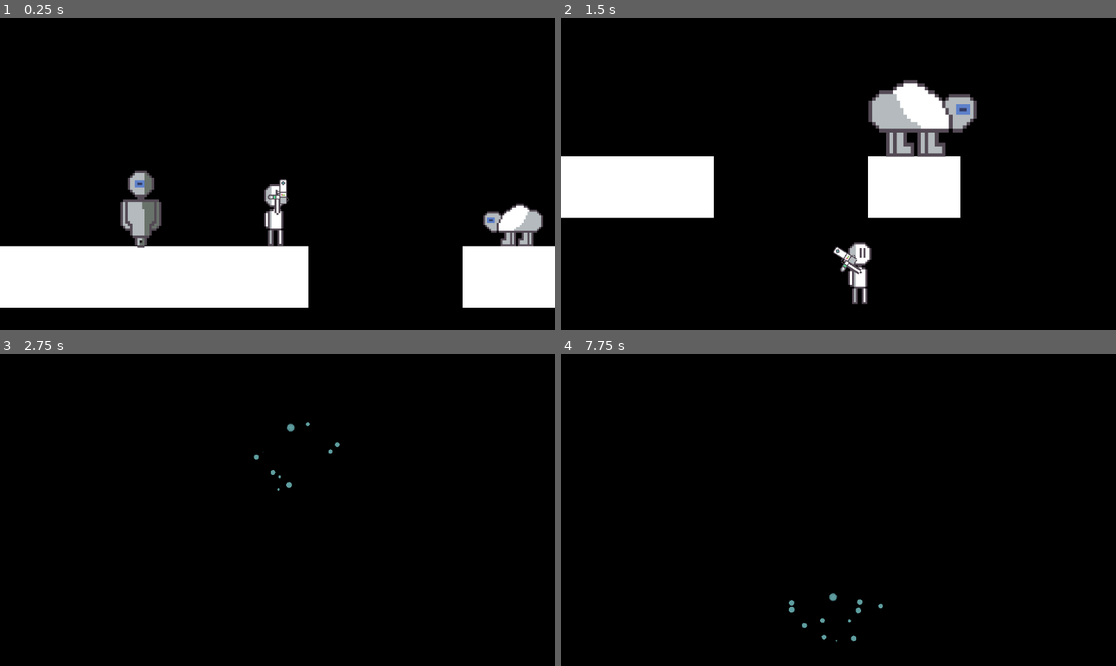
Above: before the commit, frames 1-4 (two rows, left to right).
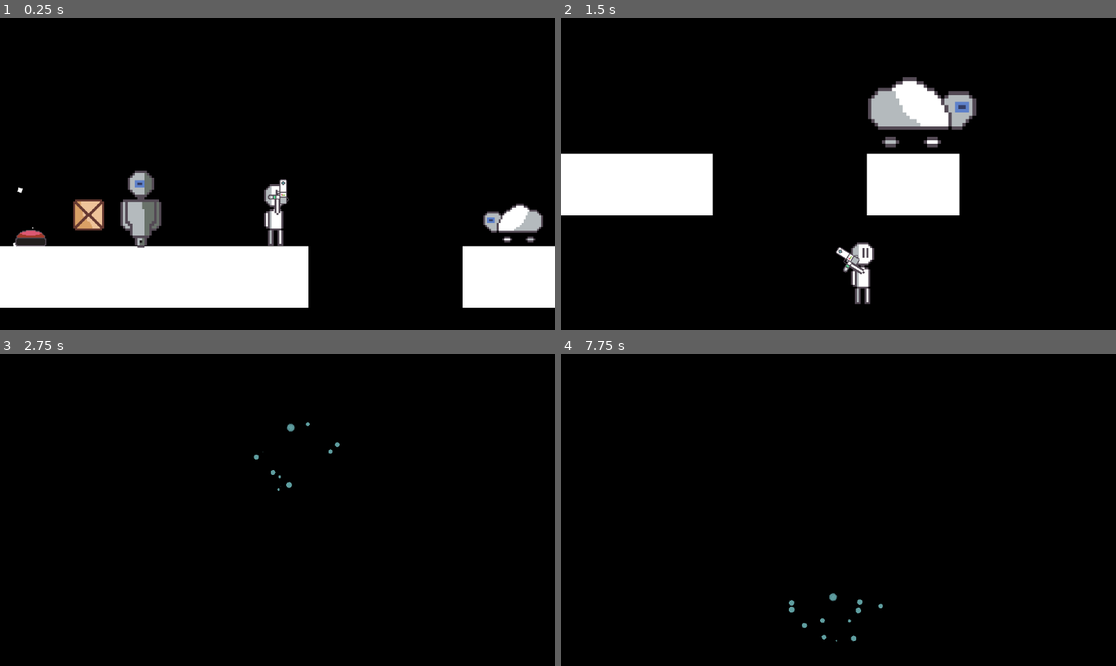
Above: after the commit, the same moments.

Repository: ShellShift/scaleshot
Game: Godot game, scene res://scenes/sandbox.tscn
Two runs of this game, one before a commit and one after it. Both use one fixed random seed, a clock stepped at 60 frames per second and the inputs below.
Inputs (mouse positions are in pixels of both pictures, inside the frame that each line leads up to):
- Up to frame 1 (0.25 s): no input
- Up to frame 2 (1.5 s): move the mouse to (960, 158) at 0.52 s; press the mouse at (960, 158) at 0.53 s; hold D (right) from 0.53 s (still down); tap Space (jump) at 0.77, 0.8, 1.07, 1.35 s; move the mouse to (727, 189) at 1.27 s; release the mouse at (727, 189) at 1.28 s
- Up to frame 3 (2.75 s): tap Space (jump) at 1.52, 1.82, 2.3 s; click (166, 525) at 1.55 s; move the mouse to (333, 441) at 2.02 s; release D (right) at 2.03 s; press the mouse at (333, 441) at 2.03 s; hold A (left) from 2.03 s (still down)
- Up to frame 4 (7.75 s): move the mouse to (810, 572) at 2.77 s; release A (left) at 2.78 s; release the mouse at (810, 572) at 2.78 s; hold D (right) 2.78-4.28 s; right-click (810, 572) at 2.85 s; tap Space (jump) at 3.02, 3.32, 3.77, 3.8, 4.07, 4.25, 4.35, 4.52, 4.82, 5.3, 6.02, 6.32, 6.77, 6.8, 7.07, 7.25, 7.35, 7.52 s; click (810, 572) at 3.05 s; tap Enter at 3.5, 6.5 s; move the mouse to (1005, 556) at 3.52 s; press the mouse at (1005, 556) at 3.53 s; move the mouse to (672, 463) at 4.27 s; release the mouse at (672, 463) at 4.28 s; hold A (left) 4.28-5.03 s; click (672, 463) at 4.55 s; move the mouse to (866, 510) at 5.02 s; press the mouse at (866, 510) at 5.03 s; hold D (right) 5.03-5.78 s; move the mouse to (755, 432) at 5.77 s; release the mouse at (755, 432) at 5.78 s; hold A (left) 5.78-7.28 s; right-click (755, 432) at 5.85 s; click (755, 432) at 6.05 s; move the mouse to (960, 494) at 6.52 s; press the mouse at (960, 494) at 6.53 s; move the mouse to (727, 525) at 7.27 s; release the mouse at (727, 525) at 7.28 s; hold D (right) from 7.28 s (still down); click (727, 525) at 7.55 s

The runs differ from the first frame. In frame 1, 1.1% of the frame differs, in the area x 2-97%, y 54-74%; in frame 2, 3.1%, in the area x 0-75%, y 18-92%; in frame 3, less than 0.1%; in frame 4, less than 0.1%.

Commit message:
Buttons, boxes and new Cloud sprite

Diff:
--- /dev/null
+++ b/prefabs/box.tscn
@@ -0,0 +1,22 @@
+[gd_scene load_steps=5 format=3 uid="uid://chgas1ig1icyb"]
+
+[ext_resource type="Script" path="res://scripts/box.gd" id="1_0fjy8"]
+[ext_resource type="Texture2D" uid="uid://cjideei2o4080" path="res://graphics/sprites/box.png" id="2_4n4ya"]
+[ext_resource type="PackedScene" uid="uid://bi5q26obd5axc" path="res://prefabs/scalable.tscn" id="2_cy3a5"]
+
+[sub_resource type="RectangleShape2D" id="RectangleShape2D_0pt6n"]
+size = Vector2(16, 16)
+
+[node name="Box" type="CharacterBody2D"]
+script = ExtResource("1_0fjy8")
+friction = 1000.0
+
+[node name="Sprite" type="Sprite2D" parent="."]
+scale = Vector2(0.5, 0.5)
+texture = ExtResource("2_4n4ya")
+
+[node name="CollisionShape" type="CollisionShape2D" parent="."]
+shape = SubResource("RectangleShape2D_0pt6n")
+
+[node name="Scalable" parent="." instance=ExtResource("2_cy3a5")]
+multiplier = 1.5
--- /dev/null
+++ b/prefabs/button.tscn
@@ -0,0 +1,35 @@
+[gd_scene load_steps=5 format=3 uid="uid://cprewi4l3gpuq"]
+
+[ext_resource type="Script" path="res://scripts/button.gd" id="1_0mbk5"]
+[ext_resource type="Texture2D" uid="uid://c5qc7iq6ir5am" path="res://graphics/sprites/button.png" id="2_ks3ap"]
+
+[sub_resource type="RectangleShape2D" id="RectangleShape2D_077kw"]
+size = Vector2(30, 9)
+
+[sub_resource type="RectangleShape2D" id="RectangleShape2D_tkc8d"]
+size = Vector2(32, 8)
+
+[node name="Button" type="Area2D"]
+scale = Vector2(0.5, 0.5)
+collision_layer = 0
+collision_mask = 3
+script = ExtResource("1_0mbk5")
+
+[node name="Sprite" type="Sprite2D" parent="."]
+texture = ExtResource("2_ks3ap")
+hframes = 2
+
+[node name="CollisionShape" type="CollisionShape2D" parent="."]
+position = Vector2(0, 3.5)
+shape = SubResource("RectangleShape2D_077kw")
+
+[node name="StaticBody" type="StaticBody2D" parent="."]
+collision_layer = 0
+collision_mask = 3
+
+[node name="CollisionShape" type="CollisionShape2D" parent="StaticBody"]
+position = Vector2(0, 12)
+shape = SubResource("RectangleShape2D_tkc8d")
+
+[connection signal="body_entered" from="." to="." method="_on_body_entered"]
+[connection signal="body_exited" from="." to="." method="_on_body_exited"]
--- a/prefabs/player.tscn
+++ b/prefabs/player.tscn
@@ -6,7 +6,10 @@
 [ext_resource type="PackedScene" uid="uid://bgsdyjqu4d8ti" path="res://prefabs/scaler.tscn" id="4_toxcj"]
 
 [sub_resource type="RectangleShape2D" id="RectangleShape2D_xc0a8"]
-size = Vector2(12, 32)
+size = Vector2(8, 20)
+
+[sub_resource type="CircleShape2D" id="CircleShape2D_2br1j"]
+radius = 6.0
 
 [node name="Player" type="CharacterBody2D"]
 collision_layer = 2
@@ -15,17 +18,21 @@
 jump_velocity = 175.0
 coyote_time = 0.15
 jump_time = 0.15
+push = 115.0
 
 [node name="Sprite" type="Sprite2D" parent="."]
 texture = ExtResource("2_tnosk")
-
-[node name="CollisionShape" type="CollisionShape2D" parent="."]
-visible = false
-position = Vector2(-1, 0)
-shape = SubResource("RectangleShape2D_xc0a8")
 
 [node name="LeftArm" type="Sprite2D" parent="."]
 position = Vector2(-6, 2)
 texture = ExtResource("3_0nwn4")
 
+[node name="BodyShape" type="CollisionShape2D" parent="."]
+position = Vector2(-1, 6)
+shape = SubResource("RectangleShape2D_xc0a8")
+
+[node name="HeadShape" type="CollisionShape2D" parent="."]
+position = Vector2(-1, -10)
+shape = SubResource("CircleShape2D_2br1j")
+
 [node name="Scaler" parent="." instance=ExtResource("4_toxcj")]
--- a/scenes/sandbox.tscn
+++ b/scenes/sandbox.tscn
@@ -6,6 +6,8 @@
 [ext_resource type="PackedScene" uid="uid://bi5q26obd5axc" path="res://prefabs/scalable.tscn" id="3_qvanu"]
 [ext_resource type="PackedScene" uid="uid://bphn7i6if1ycm" path="res://prefabs/bulk.tscn" id="5_ajnwy"]
 [ext_resource type="PackedScene" uid="uid://ca8e35evhwyrf" path="res://prefabs/cloud.tscn" id="6_dtw5y"]
+[ext_resource type="PackedScene" uid="uid://chgas1ig1icyb" path="res://prefabs/box.tscn" id="7_eqdqp"]
+[ext_resource type="PackedScene" uid="uid://cprewi4l3gpuq" path="res://prefabs/button.tscn" id="8_rj26c"]
 
 [sub_resource type="RectangleShape2D" id="RectangleShape2D_ssp7k"]
 size = Vector2(32, 32)
@@ -19,6 +21,11 @@
 target = NodePath("../Player")
 
 [node name="Player" parent="." instance=ExtResource("1_2y8fg")]
+
+[node name="Button" parent="." node_paths=PackedStringArray("target") instance=ExtResource("8_rj26c")]
+position = Vector2(-128, 41)
+target = NodePath("../Floor2")
+inverted = true
 
 [node name="Floor" type="StaticBody2D" parent="."]
 position = Vector2(-64, 65)
@@ -49,3 +56,6 @@
 
 [node name="Cloud" parent="." instance=ExtResource("6_dtw5y")]
 position = Vector2(137, 20)
+
+[node name="Box" parent="." instance=ExtResource("7_eqdqp")]
+position = Vector2(-98, 0)
--- /dev/null
+++ b/scripts/box.gd
@@ -0,0 +1,10 @@
+class_name Box extends CharacterBody2D
+
+@export var friction: float
+
+const gravity = 980
+func _physics_process(delta):
+	if not is_on_floor():
+		velocity.y += gravity * delta
+	velocity.x = move_toward(velocity.x, 0, friction * delta)
+	move_and_slide()
--- /dev/null
+++ b/scripts/button.gd
@@ -0,0 +1,31 @@
+extends Area2D
+
+@export var target: Node2D
+@export var inverted: bool
+@export var toggle: bool
+var is_enabled: bool
+var collider: CollisionShape2D
+
+func _ready():
+	if target.has_node("CollisionShape"):
+		collider = target.get_node("CollisionShape")
+	set_active(!inverted)
+	$Sprite.frame = 0
+
+func set_active(enabled):
+	if inverted: enabled = !enabled
+	target.visible = enabled
+	collider.set_deferred("disabled", !enabled)
+	is_enabled = enabled
+	if !inverted:
+		$Sprite.frame = 1 if is_enabled else 0
+	else:
+		$Sprite.frame = 0 if is_enabled else 1
+	Particles.spawn_particle("jump", self)
+	Camera.shake()
+
+func _on_body_entered(body):
+	if body is Box or body is Player: set_active(true)
+
+func _on_body_exited(body):
+	if body is Box or body is Player: set_active(false)
--- a/scripts/particles.gd
+++ b/scripts/particles.gd
@@ -5,7 +5,7 @@
 	particle.position = parent.global_position
 	particle.rotation = parent.global_rotation
 	particle.modulate = color if color else parent.modulate
-	get_tree().current_scene.add_child(particle)
+	get_tree().current_scene.call_deferred("add_child", particle)
 	particle.emitting = true
 	await particle.finished
 	particle.queue_free()
--- a/scripts/player.gd
+++ b/scripts/player.gd
@@ -4,6 +4,7 @@
 @export var jump_velocity: float
 @export var coyote_time: float
 @export var jump_time: float
+@export var push: float
 var coyote_timer: float
 var jump_timer: float
 var jumping: bool
@@ -33,7 +34,12 @@
 		$Sprite.flip_h = false
 		$LeftArm.position.x = -6
 
-	move_and_slide()
+	if move_and_slide():
+		for i in get_slide_collision_count():
+			var col = get_slide_collision(i)
+			var body = col.get_collider()
+			if body is Box:
+				body.velocity.x = col.get_normal().x * -push
 
 func jump(force):
 	jumping = true
Binary file added: graphics/aseprites/button.ase
Binary file changed: graphics/aseprites/cloud.ase
Binary file added: graphics/sprites/box.png
Not shown, changed: graphics/sprites/box.png.import
Binary file added: graphics/sprites/button.png
Not shown, changed: graphics/sprites/button.png.import
Binary file changed: graphics/sprites/cloud.png
Not shown: 1 places in prefabs/player.tscn that only renumber resources
Not shown: 1 places in scenes/sandbox.tscn that only renumber resources
